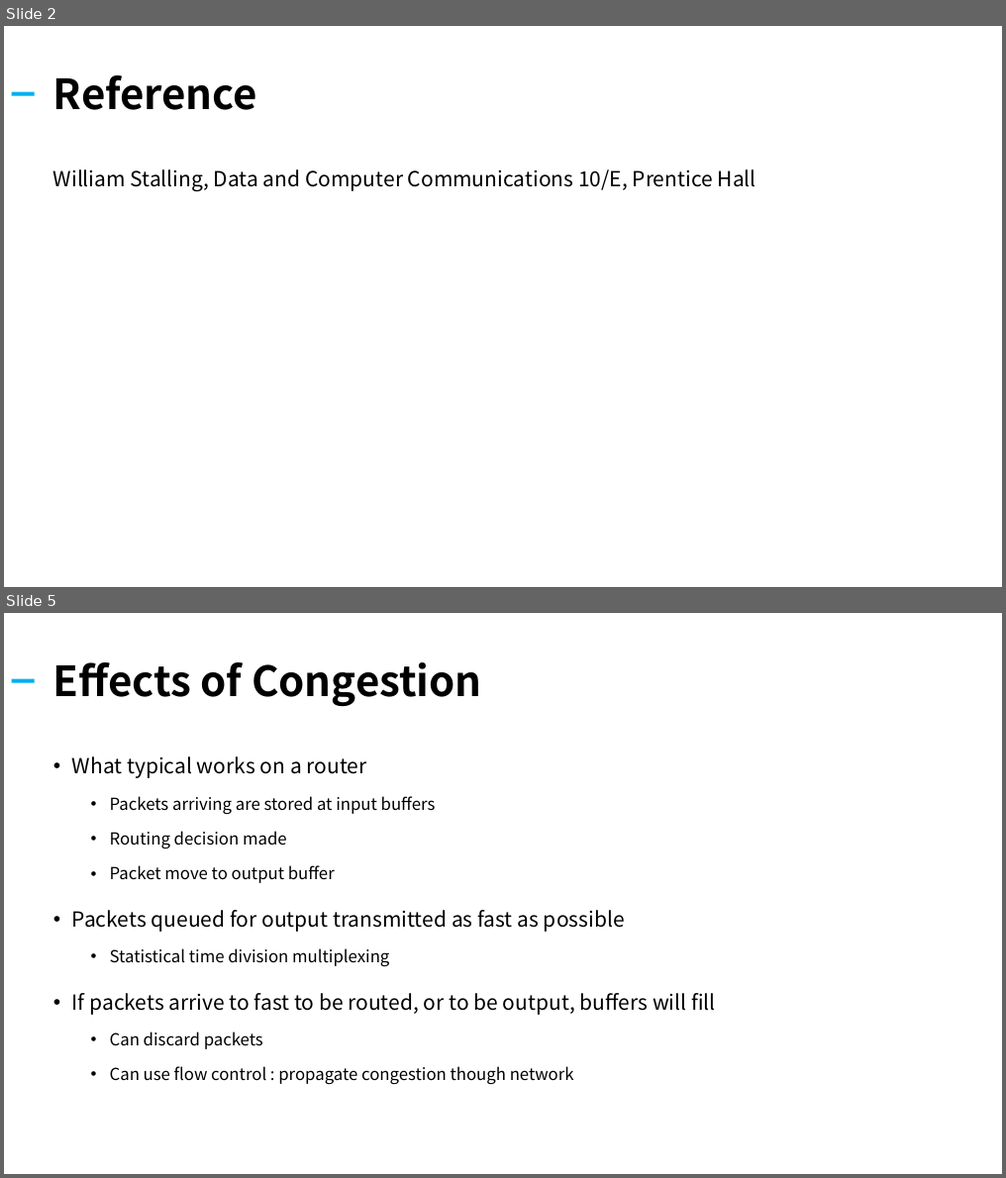
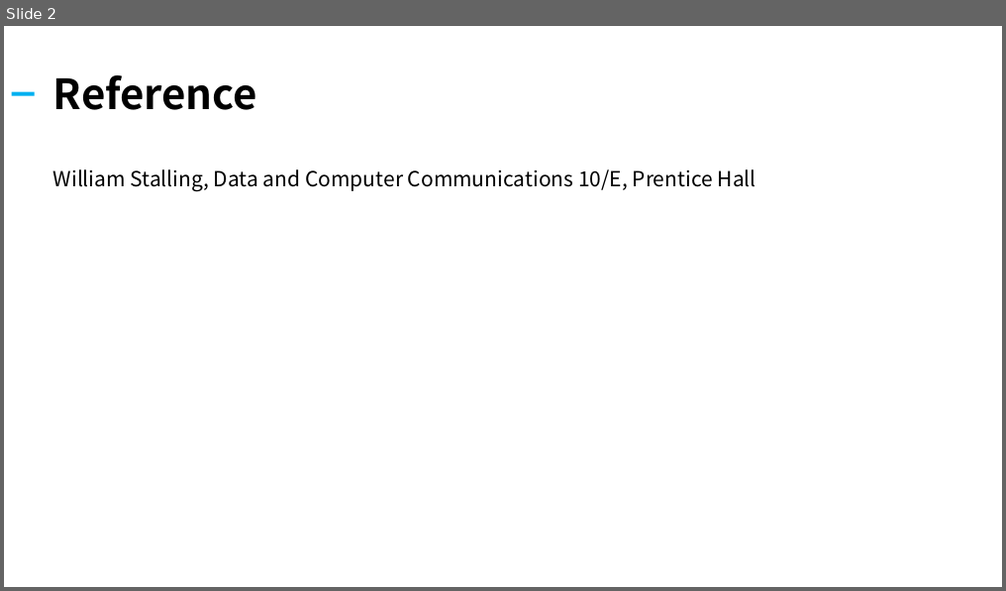
Before and after one commit to kiku99/AWS, a slide deck: Network/12. Network Internet Application.pptx. Shown one above the other, each under a label of ours: slides 2 and 5 before the commit, slide 2 after it; the slides between them are not shown. The pictures are 1006x1178 and 1006x591 pixels, drawn with LibreOffice and Linux fonts; fonts in the diff are those of the drawing. Boxes give left, top, right and bottom in pixels: in the first picture for what was removed or moved away, otherwise in the second. Text is boxed around its words. In the diff, an @@ line names an element or a change of style, - is before the commit and + after.

Commit message:
add network

```diff
--- a/Network/12. Network Internet Application.pptx
+++ b/Network/12. Network Internet Application.pptx
@@ slide 5 removed at (4,613,1002,1174), background #FFFFFF @@
@@ title removed at (54,663,482,707) @@
-Effects of Congestion
@@ rectangle removed at (12,679,35,682) @@
@@ text removed at (72,757,716,1085) @@
-• What typical works on a router
-  • Packets arriving are stored at input buffers
-  • Routing decision made
-  • Packet move to output buffer
-• Packets queued for output transmitted as fast as possible
-  • Statistical time division multiplexing
-• If packets arrive to fast to be routed, or to be output, buffers will fill
-  • Can discard packets
-  • Can use flow control : propagate congestion though network
```
Also in this commit, not shown: 1 slide changed, 21 slides added, 19 other slides removed, 1 other file.
